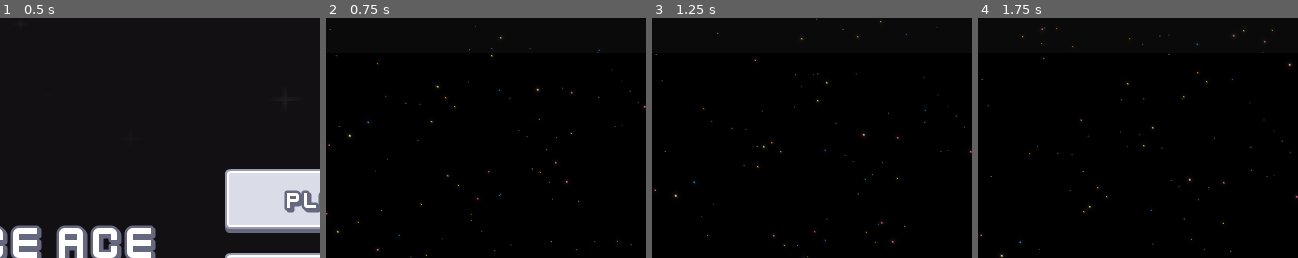
Above: before the commit, frames 1-4 (left to right).
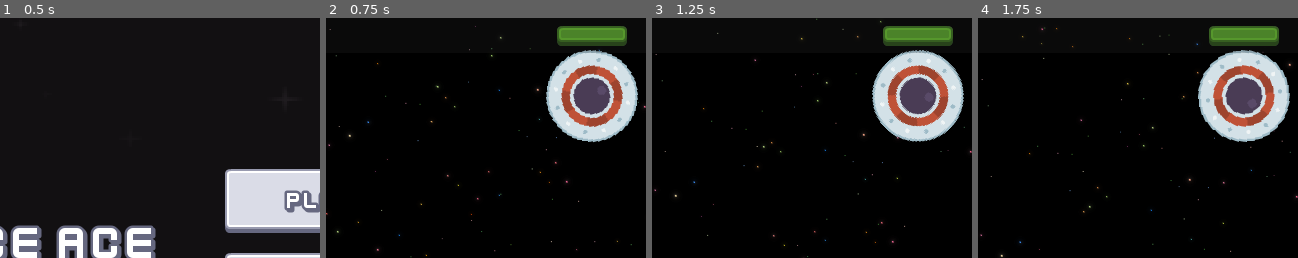
Above: after the commit, the same moments.

Repository: Edwin-Aguirre/Space-Ace
Game: Godot game, scene res://scenes/main/main.tscn
Two runs of this game, one before a commit and one after it. Both use one fixed random seed, a clock stepped at 60 frames per second and the inputs below.
Inputs:
- Up to frame 1 (0.5 s): no input
- Up to frame 2 (0.75 s): click "Play" at 0.5 s
- Up to frame 3 (1.25 s): no input
- Up to frame 4 (1.75 s): hold Right (right) from 1.28 s (still down); tap Space (shoot) at 1.35 s
The pictures show only the part of the screen within x 27-77%, y 3-53%; the shares and areas given below are measured in that part.

Frame 1 is identical in both runs. In frame 2, 10% of the frame differs, in the area x 68-98%, y 3-52%; in frame 3, 10%; in frame 4, 10%.

Commit message:
Added UFO Enemy

Diff:
--- a/globals/signal_hub.gd
+++ b/globals/signal_hub.gd
@@ -8,6 +8,7 @@
 signal on_create_powerup_random(pos: Vector2)
 signal on_create_bullet(pos: Vector2, direction: Vector2, speed: float, bullet_type: BulletBase.BulletType)
 signal on_player_health_bonus(v: int)
+signal on_create_homing_missile(pos: Vector2)
 
 
 func emit_on_player_health_bonus(v: int):
@@ -36,3 +37,7 @@
 
 func emit_on_create_explosion(pos: Vector2, anim_name: String):
 	on_create_explosion.emit(pos, anim_name)
+
+
+func emit_on_create_homing_missile(pos: Vector2):
+	on_create_homing_missile.emit(pos)
--- a/scenes/enemies/enemy_bio.tscn
+++ b/scenes/enemies/enemy_bio.tscn
@@ -10,7 +10,12 @@
 shoots_at_player = true
 bullet_wait_time = 2.0
 bullet_wait_time_var = 0.2
-power_up_chance = 0.9
+
+[node name="Marker2D" type="Marker2D" parent="Booms" index="0"]
+position = Vector2(0, 15)
+
+[node name="Marker2D2" type="Marker2D" parent="Booms" index="1"]
+position = Vector2(0, -19)
 
 [node name="HealthBar" parent="." index="3"]
 offset_left = -20.0
--- a/scenes/enemies/enemy_bomber.tscn
+++ b/scenes/enemies/enemy_bomber.tscn
@@ -12,11 +12,23 @@
 bullet_type = 2
 bullet_speed = 80.0
 
+[node name="Marker2D" type="Marker2D" parent="Booms" index="0"]
+position = Vector2(0, 23)
+
+[node name="Marker2D2" type="Marker2D" parent="Booms" index="1"]
+position = Vector2(0, -23)
+
+[node name="Marker2D3" type="Marker2D" parent="Booms" index="2"]
+position = Vector2(23, 0)
+
+[node name="Marker2D4" type="Marker2D" parent="Booms" index="3"]
+position = Vector2(-23, 0)
+
 [node name="HealthBar" parent="." index="3"]
 offset_left = -20.0
-offset_top = -45.0
+offset_top = -45.5
 offset_right = 20.0
-offset_bottom = -25.0
+offset_bottom = -25.5
 
 [node name="CollisionShape2D" parent="HitBox" index="0"]
 shape = SubResource("CircleShape2D_uxu1k")
--- a/scenes/enemies/enemy_zipper.tscn
+++ b/scenes/enemies/enemy_zipper.tscn
@@ -7,7 +7,8 @@
 radius = 25.0
 
 [node name="EnemyZipper" instance=ExtResource("1_ygr6r")]
-power_up_chance = 0.9
+
+[node name="Marker2D" type="Marker2D" parent="Booms" index="0"]
 
 [node name="HealthBar" parent="." index="3"]
 offset_left = -20.0
--- /dev/null
+++ b/scenes/enemies/ufo.gd
@@ -0,0 +1,48 @@
+extends EnemyBase
+
+
+class_name UFO
+
+
+@onready var shoot_timer: Timer = $ShootTimer
+@onready var hit_box: Area2D = $HitBox
+
+
+var _shooting: bool = false
+var _dead: bool = false
+
+
+# Called when the node enters the scene tree for the first time.
+func _ready() -> void:
+	pass
+
+
+# Called every frame. 'delta' is the elapsed time since the previous frame.
+func _process(delta: float) -> void:
+	if !_shooting:
+		super(delta)
+
+
+func set_shooting(s: bool) -> void:
+	_shooting = s
+
+
+func fire_missile() -> void:
+	SignalHub.emit_on_create_homing_missile(global_position)
+
+
+func _on_shoot_timer_timeout() -> void:
+	set_shooting(true)
+
+
+func _on_health_bar_died() -> void:
+	_dead = true
+	shoot_timer.stop()
+	set_process(false)
+	SpaceUtils.toggle_area2d(hit_box, false)
+	ScoreManager.increment_score(points)
+
+
+func _on_animation_tree_animation_finished(anim_name: StringName) -> void:
+	if anim_name == "die":
+		die()
--- /dev/null
+++ b/scenes/enemies/ufo.tscn
@@ -0,0 +1,244 @@
+[gd_scene load_steps=22 format=3 uid="uid://br2ytkkprfm0b"]
+
+[ext_resource type="PackedScene" uid="uid://c2c0jrw1dd45y" path="res://scenes/enemies/enemy_base.tscn" id="1_mlj7y"]
+[ext_resource type="Script" uid="uid://c5e33qt3iqxns" path="res://scenes/enemies/ufo.gd" id="2_6i2ln"]
+[ext_resource type="Texture2D" uid="uid://c08d2hx0uhorj" path="res://assets/ships/enemies/ufoRed.png" id="2_gcniv"]
+[ext_resource type="AudioStream" uid="uid://dq0hdkel4bk73" path="res://assets/sounds/misc/sfx_twoTone.ogg" id="3_6i2ln"]
+
+[sub_resource type="CircleShape2D" id="CircleShape2D_788s8"]
+radius = 46.1736
+
+[sub_resource type="Animation" id="Animation_tjn3n"]
+length = 0.001
+tracks/0/type = "value"
+tracks/0/imported = false
+tracks/0/enabled = true
+tracks/0/path = NodePath("Sprite2D:rotation")
+tracks/0/interp = 1
+tracks/0/loop_wrap = true
+tracks/0/keys = {
+"times": PackedFloat32Array(0),
+"transitions": PackedFloat32Array(1),
+"update": 0,
+"values": [0.0]
+}
+tracks/1/type = "value"
+tracks/1/imported = false
+tracks/1/enabled = true
+tracks/1/path = NodePath("Sprite2D:position")
+tracks/1/interp = 1
+tracks/1/loop_wrap = true
+tracks/1/keys = {
+"times": PackedFloat32Array(0),
+"transitions": PackedFloat32Array(1),
+"update": 0,
+"values": [Vector2(0, 0)]
+}
+tracks/2/type = "value"
+tracks/2/imported = false
+tracks/2/enabled = true
+tracks/2/path = NodePath("Sprite2D:modulate")
+tracks/2/interp = 1
+tracks/2/loop_wrap = true
+tracks/2/keys = {
+"times": PackedFloat32Array(0),
+"transitions": PackedFloat32Array(1),
+"update": 0,
+"values": [Color(1, 1, 1, 1)]
+}
+
+[sub_resource type="Animation" id="Animation_02for"]
+resource_name = "die"
+step = 0.1
+tracks/0/type = "value"
+tracks/0/imported = false
+tracks/0/enabled = true
+tracks/0/path = NodePath("Sprite2D:modulate")
+tracks/0/interp = 1
+tracks/0/loop_wrap = true
+tracks/0/keys = {
+"times": PackedFloat32Array(0, 0.25, 0.5, 0.75, 1),
+"transitions": PackedFloat32Array(1, 1, 1, 1, 1),
+"update": 0,
+"values": [Color(1, 1, 1, 1), Color(0.619608, 0.266667, 0.180392, 1), Color(1, 1, 1, 1), Color(0.619608, 0.266667, 0.180392, 1), Color(1, 1, 1, 0)]
+}
+
+[sub_resource type="Animation" id="Animation_5luai"]
+resource_name = "shoot"
+length = 2.5
+step = 0.1
+tracks/0/type = "value"
+tracks/0/imported = false
+tracks/0/enabled = true
+tracks/0/path = NodePath("Sprite2D:position")
+tracks/0/interp = 1
+tracks/0/loop_wrap = true
+tracks/0/keys = {
+"times": PackedFloat32Array(0, 0.5, 1, 1.5, 2, 2.5),
+"transitions": PackedFloat32Array(1, 1, 1, 1, 1, 1),
+"update": 0,
+"values": [Vector2(0, 0), Vector2(0, 10), Vector2(0, -10), Vector2(0, 10), Vector2(0, -10), Vector2(0, 0)]
+}
+tracks/1/type = "audio"
+tracks/1/imported = false
+tracks/1/enabled = true
+tracks/1/path = NodePath("Sound")
+tracks/1/interp = 1
+tracks/1/loop_wrap = true
+tracks/1/keys = {
+"clips": [{
+"end_offset": 0.0,
+"start_offset": 0.0,
+"stream": ExtResource("3_6i2ln")
+}],
+"times": PackedFloat32Array(0.5)
+}
+tracks/1/use_blend = true
+tracks/2/type = "method"
+tracks/2/imported = false
+tracks/2/enabled = true
+tracks/2/path = NodePath(".")
+tracks/2/interp = 1
+tracks/2/loop_wrap = true
+tracks/2/keys = {
+"times": PackedFloat32Array(0.5, 2.4),
+"transitions": PackedFloat32Array(1, 1),
+"values": [{
+"args": [],
+"method": &"fire_missile"
+}, {
+"args": [false],
+"method": &"set_shooting"
+}]
+}
+
+[sub_resource type="Animation" id="Animation_odhs5"]
+resource_name = "spin"
+length = 5.0
+loop_mode = 1
+step = 0.1
+tracks/0/type = "value"
+tracks/0/imported = false
+tracks/0/enabled = true
+tracks/0/path = NodePath("Sprite2D:rotation")
+tracks/0/interp = 1
+tracks/0/loop_wrap = true
+tracks/0/keys = {
+"times": PackedFloat32Array(0, 5),
+"transitions": PackedFloat32Array(1, 1),
+"update": 0,
+"values": [0.0, 6.28319]
+}
+
+[sub_resource type="AnimationLibrary" id="AnimationLibrary_ltvbg"]
+_data = {
+&"RESET": SubResource("Animation_tjn3n"),
+&"die": SubResource("Animation_02for"),
+&"shoot": SubResource("Animation_5luai"),
+&"spin": SubResource("Animation_odhs5")
+}
+
+[sub_resource type="AnimationNodeAnimation" id="AnimationNodeAnimation_6i2ln"]
+animation = &"RESET"
+
+[sub_resource type="AnimationNodeAnimation" id="AnimationNodeAnimation_788s8"]
+animation = &"die"
+
+[sub_resource type="AnimationNodeAnimation" id="AnimationNodeAnimation_odhs5"]
+animation = &"shoot"
+
+[sub_resource type="AnimationNodeAnimation" id="AnimationNodeAnimation_tjn3n"]
+animation = &"spin"
+
+[sub_resource type="AnimationNodeStateMachineTransition" id="AnimationNodeStateMachineTransition_5luai"]
+advance_mode = 2
+advance_expression = "_shooting == true"
+
+[sub_resource type="AnimationNodeStateMachineTransition" id="AnimationNodeStateMachineTransition_02for"]
+switch_mode = 2
+advance_mode = 2
+
+[sub_resource type="AnimationNodeStateMachineTransition" id="AnimationNodeStateMachineTransition_ltvbg"]
+advance_mode = 2
+advance_expression = "_dead == true"
+
+[sub_resource type="AnimationNodeStateMachineTransition" id="AnimationNodeStateMachineTransition_q6b87"]
+advance_mode = 2
+advance_expression = "_dead == true"
+
+[sub_resource type="AnimationNodeStateMachineTransition" id="AnimationNodeStateMachineTransition_p8lx6"]
+advance_mode = 2
+
+[sub_resource type="AnimationNodeStateMachineTransition" id="AnimationNodeStateMachineTransition_sasbr"]
+advance_mode = 2
+
+[sub_resource type="AnimationNodeStateMachine" id="AnimationNodeStateMachine_gcniv"]
+states/End/position = Vector2(937, 108)
+states/RESET/node = SubResource("AnimationNodeAnimation_6i2ln")
+states/RESET/position = Vector2(441, 108)
+states/Start/position = Vector2(289, 108)
+states/die/node = SubResource("AnimationNodeAnimation_788s8")
+states/die/position = Vector2(627, 207)
+states/shoot/node = SubResource("AnimationNodeAnimation_odhs5")
+states/shoot/position = Vector2(693, 108)
+states/spin/node = SubResource("AnimationNodeAnimation_tjn3n")
+states/spin/position = Vector2(553, 108)
+transitions = ["spin", "shoot", SubResource("AnimationNodeStateMachineTransition_5luai"), "shoot", "spin", SubResource("AnimationNodeStateMachineTransition_02for"), "spin", "die", SubResource("AnimationNodeStateMachineTransition_ltvbg"), "shoot", "die", SubResource("AnimationNodeStateMachineTransition_q6b87"), "RESET", "spin", SubResource("AnimationNodeStateMachineTransition_p8lx6"), "Start", "RESET", SubResource("AnimationNodeStateMachineTransition_sasbr")]
+graph_offset = Vector2(-72, 32)
+
+[node name="UFO" instance=ExtResource("1_mlj7y")]
+script = ExtResource("2_6i2ln")
+
+[node name="Marker2D" type="Marker2D" parent="Booms" index="0"]
+position = Vector2(0, -46)
+
+[node name="Marker2D2" type="Marker2D" parent="Booms" index="1"]
+position = Vector2(0, 46)
+
+[node name="Marker2D3" type="Marker2D" parent="Booms" index="2"]
+position = Vector2(46, 0)
+
+[node name="Marker2D4" type="Marker2D" parent="Booms" index="3"]
+position = Vector2(-46, 0)
+
+[node name="Marker2D5" type="Marker2D" parent="Booms" index="4"]
+position = Vector2(-31, -34)
+
+[node name="Marker2D6" type="Marker2D" parent="Booms" index="5"]
+position = Vector2(31, -34)
+
+[node name="Marker2D7" type="Marker2D" parent="Booms" index="6"]
+position = Vector2(31, 33)
+
+[node name="Marker2D8" type="Marker2D" parent="Booms" index="7"]
+position = Vector2(-33, 33)
+
+[node name="HealthBar" parent="." index="3"]
+offset_left = -35.0
+offset_top = -70.0
+offset_right = 35.0
+offset_bottom = -50.0
+
+[node name="CollisionShape2D" parent="HitBox" index="0"]
+shape = SubResource("CircleShape2D_788s8")
+
+[node name="Sprite2D" type="Sprite2D" parent="." index="5"]
+texture = ExtResource("2_gcniv")
+
+[node name="AnimationPlayer" type="AnimationPlayer" parent="." index="6"]
+libraries = {
+&"": SubResource("AnimationLibrary_ltvbg")
+}
+
+[node name="AnimationTree" type="AnimationTree" parent="." index="7"]
+deterministic = false
+tree_root = SubResource("AnimationNodeStateMachine_gcniv")
+advance_expression_base_node = NodePath("..")
+anim_player = NodePath("../AnimationPlayer")
+
+[node name="ShootTimer" type="Timer" parent="." index="8"]
+wait_time = 7.0
+autostart = true
+
+[connection signal="animation_finished" from="AnimationTree" to="." method="_on_animation_tree_animation_finished"]
+[connection signal="timeout" from="ShootTimer" to="." method="_on_shoot_timer_timeout"]
--- a/scenes/level/level.tscn
+++ b/scenes/level/level.tscn
@@ -10,6 +10,7 @@
 [ext_resource type="PackedScene" uid="uid://bf3k7nvrdda1e" path="res://scenes/enemies/enemy_zipper.tscn" id="8_xv074"]
 [ext_resource type="PackedScene" uid="uid://cxpadpgkuxumr" path="res://scenes/enemies/enemy_bio.tscn" id="9_tf2q7"]
 [ext_resource type="PackedScene" uid="uid://dyrdjxn8r6c6c" path="res://scenes/enemies/enemy_bomber.tscn" id="10_pe1ox"]
+[ext_resource type="PackedScene" uid="uid://br2ytkkprfm0b" path="res://scenes/enemies/ufo.tscn" id="11_pe1ox"]
 
 [sub_resource type="Curve2D" id="Curve2D_m0bv2"]
 _data = {
@@ -69,3 +70,6 @@
 
 [node name="EnemyBomber" parent="Path2D3" instance=ExtResource("10_pe1ox")]
 position = Vector2(-35, 351)
+
+[node name="UFO" parent="." instance=ExtResource("11_pe1ox")]
+position = Vector2(439, 93)
--- a/scenes/object_maker/object_maker.gd
+++ b/scenes/object_maker/object_maker.gd
@@ -7,6 +7,7 @@
 const BULLET_BOMB = preload("res://scenes/bullets/bullet_bomb.tscn")
 const BULLET_ENEMY = preload("res://scenes/bullets/bullet_enemy.tscn")
 const BULLET_PLAYER = preload("res://scenes/bullets/bullet_player.tscn")
+const HOMING_MISSLE = preload("res://scenes/homing_missile/homing_missile.tscn")
 
 
 # Called when the node enters the scene tree for the first time.
@@ -15,11 +16,17 @@
 	SignalHub.on_create_powerup.connect(on_create_powerup)
 	SignalHub.on_create_powerup_random.connect(on_create_powerup_random)
 	SignalHub.on_create_bullet.connect(on_create_bullet)
+	SignalHub.on_create_homing_missile.connect(on_create_homing_missile)
 
 
 func add_object(obj: Node, pos: Vector2) -> void:
 	add_child(obj)
 	obj.global_position = pos
+
+
+func on_create_homing_missile(pos: Vector2):
+	var missile: Homing_Missile = HOMING_MISSLE.instantiate()
+	call_deferred(ADD_OBJECT, missile, pos)
 
 
 func on_create_explosion(pos: Vector2, anim_name: String) -> void:
Not shown, added: scenes/enemies/ufo.gd.uid
Not shown: 1 places in scenes/level/level.tscn that only renumber resources
